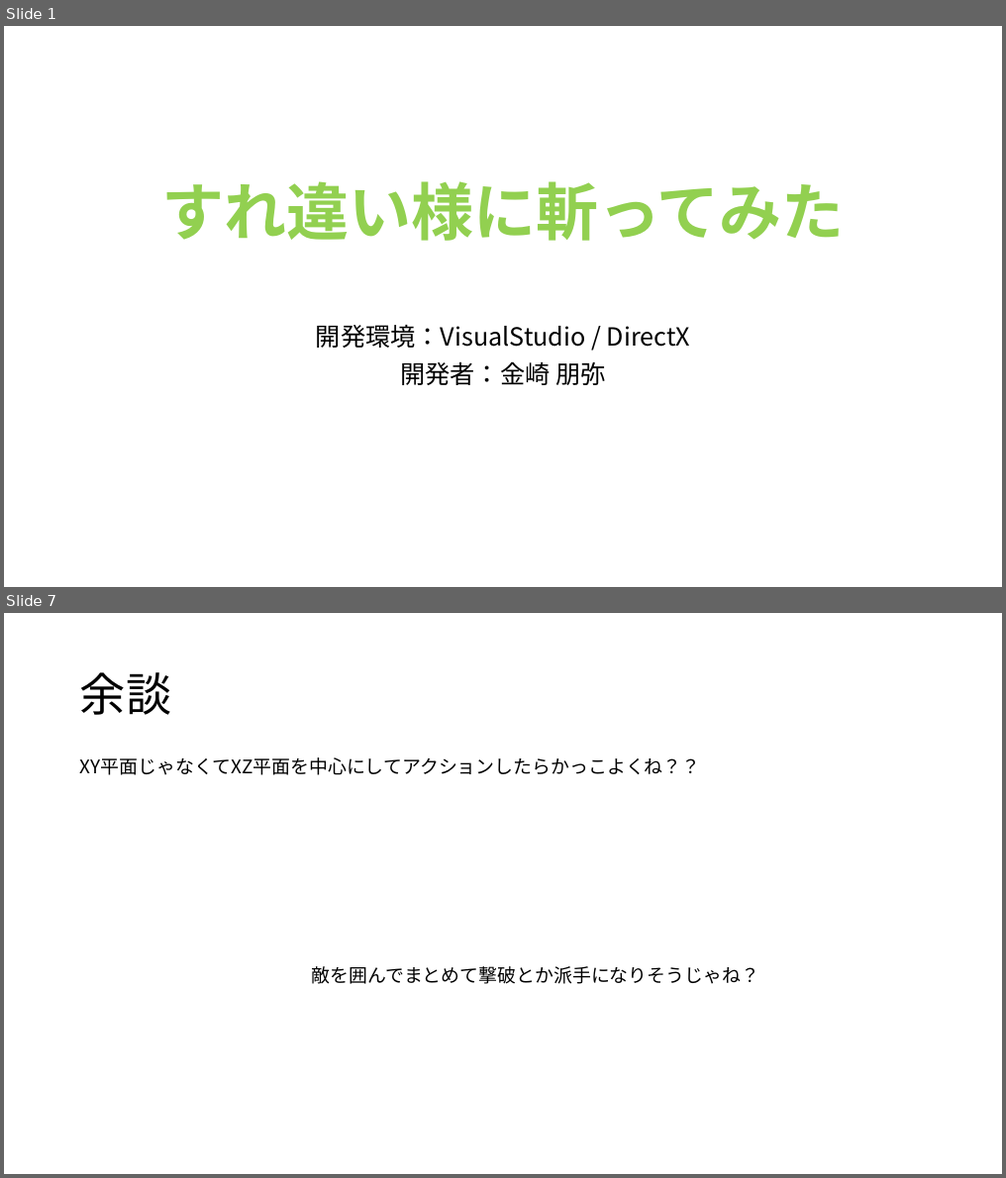
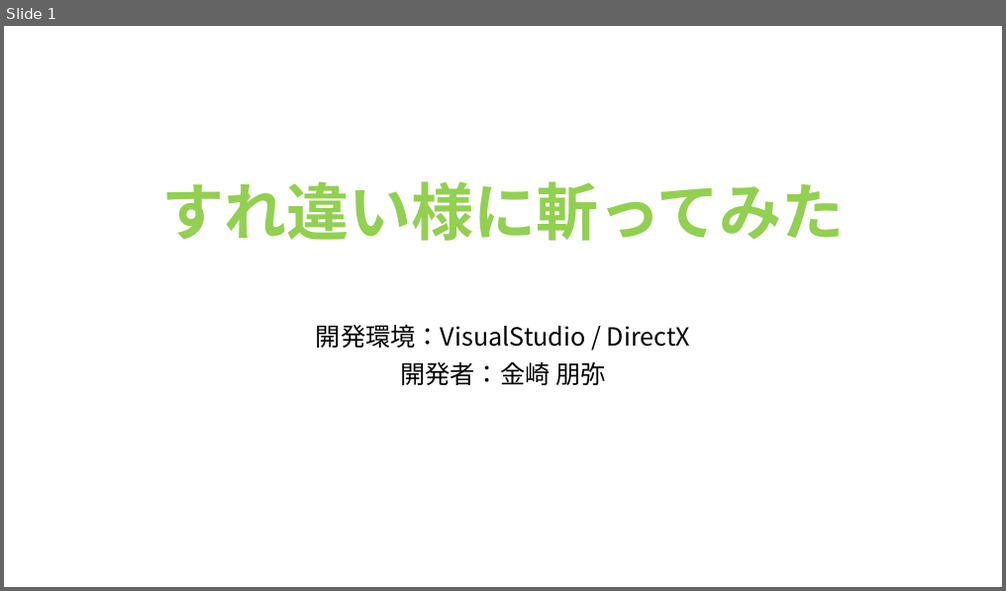
Before and after one commit to TomoyaKanazaki/Act_OneMonth, a slide deck: 企画系資料/企画書.pptx. Shown one above the other, each under a label of ours: slides 1 and 7 before the commit, slide 1 after it; the slides between them are not shown. The pictures are 1006x1178 and 1006x591 pixels, drawn with LibreOffice and Linux fonts; fonts in the diff are those of the drawing. Boxes give left, top, right and bottom in pixels: in the first picture for what was removed or moved away, otherwise in the second. Text is boxed around its words. In the diff, an @@ line names an element or a change of style, - is before the commit and + after.

Commit message:
ゲーム性の転換 ＊ゲームとして成立していません＊

```diff
--- a/企画系資料/企画書.pptx
+++ b/企画系資料/企画書.pptx
@@ slide 7 removed at box(4, 613, 1002, 1174), background #FFFFFF @@
@@ title removed at box(80, 672, 171, 715) @@
-余談
@@ text removed at box(80, 758, 701, 775) @@
-XY平面じゃなくてXZ平面を中心にしてアクションしたらかっこよくね？？
@@ text removed at box(312, 966, 760, 984) @@
-敵を囲んでまとめて撃破とか派手になりそうじゃね？
```
Also in this commit, not shown: 1 slide changed, 3 slides added, 4 other slides removed, 28 other files.
